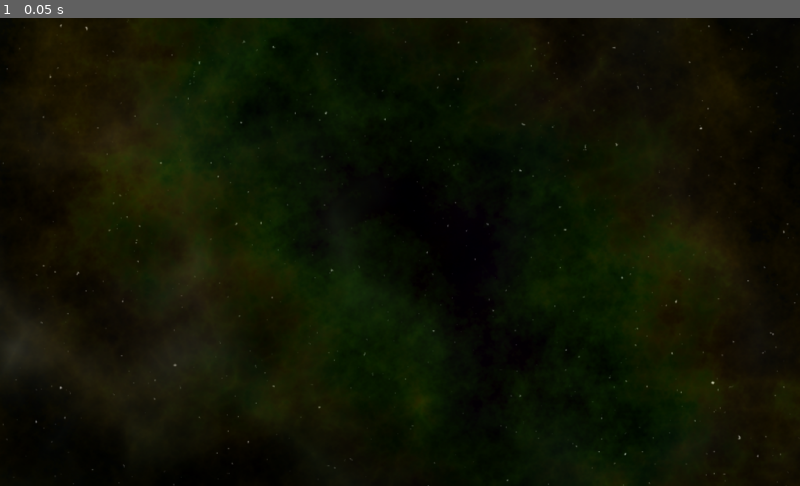
Above: before the commit, frame 1.
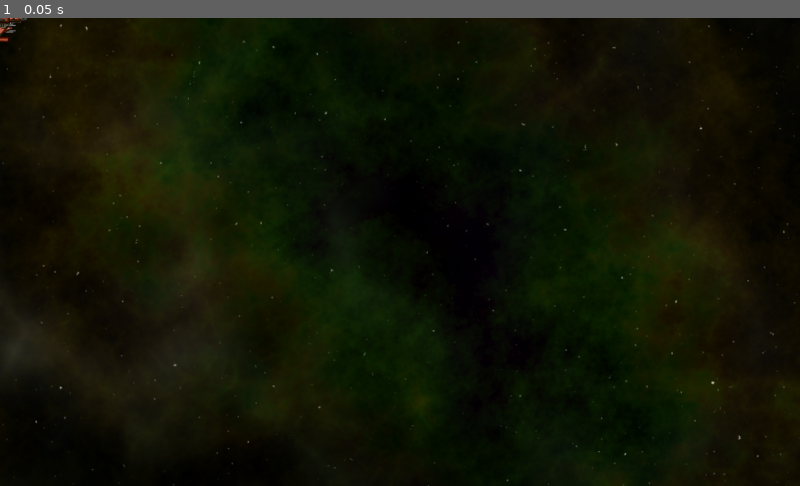
Above: after the commit, the same moment.

Repository: beef-erikson/GodotAsteroids
Game: Godot game, scene res://Main.tscn
The game is run twice, just before and just after one commit, with the same random seed, the same clock (stepped at 60 frames per second) and the same inputs. The project has no main scene, so this scene is started directly.
Inputs:
- Up to frame 1 (0.05 s): no input

The runs differ from the first frame. In frame 1, less than 0.1% of the frame differs, in the area x 0-4%, y 0-6%.

Commit message:
Fixed INIT and DEAD states so player starts in middle with collision disabled

Diff:
--- a/player/Player.gd
+++ b/player/Player.gd
@@ -31,7 +31,6 @@
 # Defines state to start as, sets screensize, and sets fire rate
 func _ready():
 	$GunTimer.wait_time = fire_rate
-	$Sprite.hide()
 
 
 # Gets input every frame
@@ -50,6 +49,11 @@
 
 	if state == INIT:
 		xform = Transform2D(0, screensize/2)
+		$CollisionShape2D.call_deferred('set_disabled', true)
+
+	if state == DEAD:
+		if $DeadTimer.is_stopped():
+			xform = Transform2D(0, screensize/2)
 
 	if xform.origin.x > screensize.x:
 		xform.origin.x = 0
@@ -80,18 +84,19 @@
 func change_state(new_state):
 	match new_state:
 		INIT:
-			$CollisionShape2D.disabled = true
+			$CollisionShape2D.call_deferred('set_disabled', true)
 			$Sprite.modulate.a = 0.5
 		ALIVE:
-			$CollisionShape2D.disabled = false
+			$CollisionShape2D.call_deferred('set_disabled', false)
 			$Sprite.modulate.a = 1.0
 		INVULNERABLE:
-			$CollisionShape2D.disabled = true
+			$CollisionShape2D.call_deferred('set_disabled', true)
 			$Sprite.modulate.a = 0.5
 			$InvulnerabilityTimer.start()
 		DEAD:
-			$CollisionShape2D.disabled = true
+			$CollisionShape2D.call_deferred('set_disabled', true)
 			$Sprite.hide()
+			$DeadTimer.start()
 			linear_velocity = Vector2()
 			emit_signal('dead')
 	state = new_state
--- a/player/Player.tscn
+++ b/player/Player.tscn
@@ -39,6 +39,10 @@
 [node name="InvulnerabilityTimer" type="Timer" parent="."]
 wait_time = 2.0
 one_shot = true
+
+[node name="DeadTimer" type="Timer" parent="."]
+wait_time = 1.5
+one_shot = true
 [connection signal="body_entered" from="." to="." method="_on_Player_body_entered"]
 [connection signal="dead" from="." to="." method="game_over"]
 [connection signal="timeout" from="GunTimer" to="." method="_on_GunTimer_timeout"]
